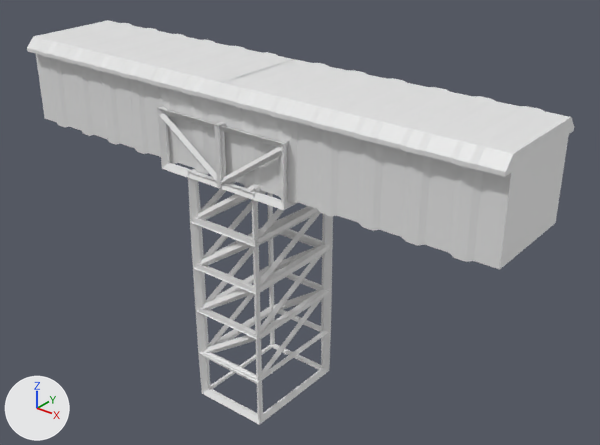
A saved change to the OBJ model Assets/MAP/Mesh/ISO/Container Gallery.obj.
Before and after are seen from a camera (50 mm lens) standing at (12.51, -14.16, 12.81) and looking at (0.6, 0.72, 3.58). Arrows for +X, +Y and +Z are at lower left; the lights stay in place. Where no turn or scale is listed for an object, it has been applied to the vertices.

Objects in the first picture: 'Cube.009_Cube.002', 'Plane.009'.
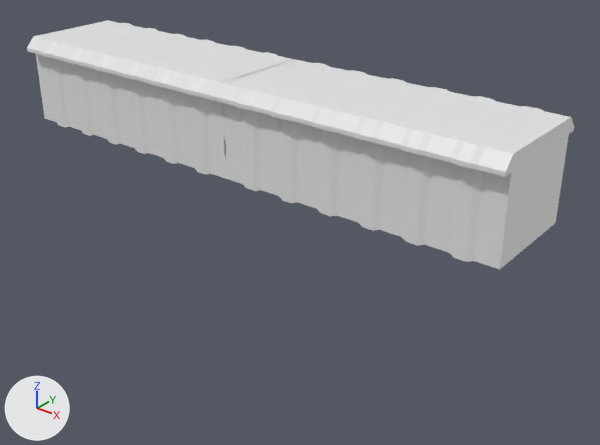
Changed parts and their boxes (x1, y1, x2, y2) in the pictures (600 x 445 px):
'Plane.009', deleted
    before: (157, 106, 333, 425)

Patch to the scene script:
```diff
--- a/Assets/MAP/Mesh/ISO/Container Gallery.obj.py
+++ b/Assets/MAP/Mesh/ISO/Container Gallery.obj.py
@@ ob_plane_009 @@
-ob_plane_009 = bpy.data.objects.new('Plane.009', me_plane_009)
-ob_plane_009.location = (0.0, 0.0, 0.0)
```
